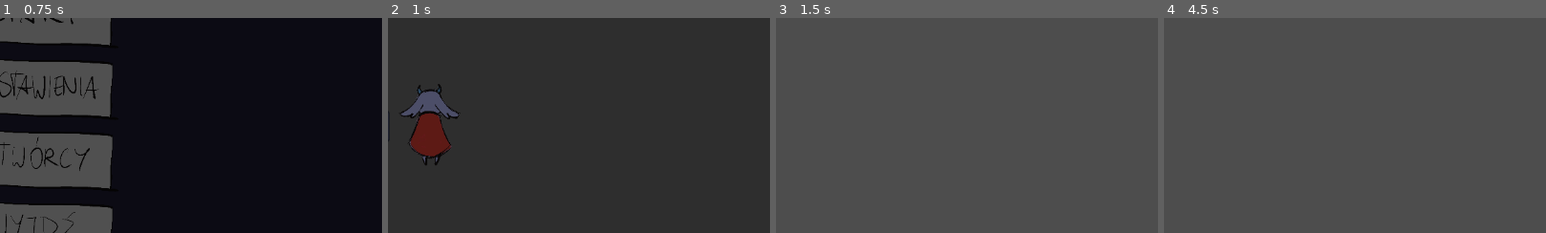
Above: before the commit, frames 1-4 (left to right).
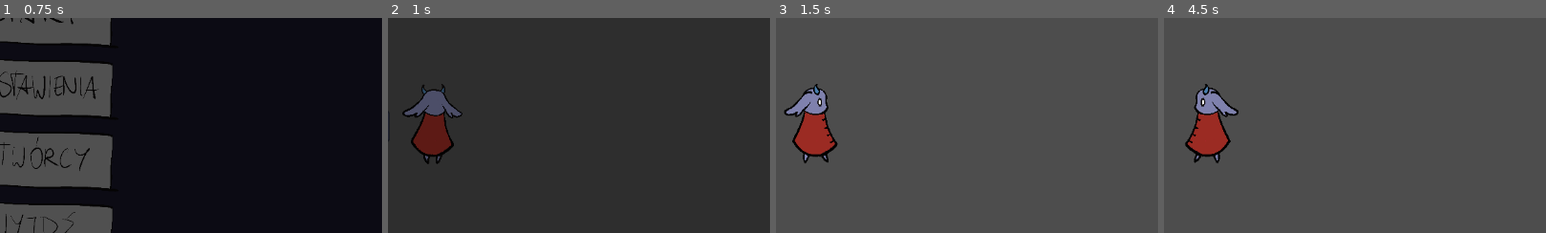
Above: after the commit, the same moments.

Repository: Horacjusz/a_merdz_byl
Game: Godot game, scene res://scenes/main.tscn
Two runs of this game, one before a commit and one after it. Both use one fixed random seed, a clock stepped at 60 frames per second and the inputs below. The engine's default icon, where the game draws it, is replaced by a stand-in: a white triangle on a blue panel in a dark square. Sound files missing from this copy of the repository are replaced by a short silence.
Inputs (mouse positions are % of the whole screen's width and height, from its top left):
- Up to frame 1 (0.75 s): click (50, 25) at 0.5 s
- Up to frame 2 (1 s): no input
- Up to frame 3 (1.5 s): move the mouse to (72, 45) at 1.27 s; hold Right (ui_right) from 1.28 s (still down); hold Space (spacja) from 1.28 s (still down)
- Up to frame 4 (4.5 s): move the mouse to (30, 55) at 2.02 s; release Right (ui_right) at 2.03 s; release Space (spacja) at 2.03 s; hold Down (ui_down) 2.03-2.78 s; tap Space (spacja) at 2.1, 3.6 s; move the mouse to (60, 28) at 2.77 s; hold Right (ui_right) 2.78-3.53 s; hold Space (spacja) 2.78-3.53 s; move the mouse to (45, 70) at 3.52 s; hold Up (ui_up) 3.53-4.28 s; move the mouse to (80, 65) at 4.27 s; hold Left (ui_left) from 4.28 s (still down); hold Space (spacja) from 4.28 s (still down)
The pictures show only the part of the screen within x 44-94%, y 25-75%; the shares and areas given below are measured in that part.

Frame 1 is identical in both runs. In frame 2, 1.2% of the frame differs, in the area x 3-20%, y 30-69%; in frame 3, 2.8%, in the area x 2-17%, y 30-68%; in frame 4, 2.8%.

Commit message:
Pawel (#12)
* Backup

* Backup of tileset level test

* backup

* Sounds and tilemap?

* Footsteps done (now animations)

* Footsteps backup

* Player backup before rewrite

* player done and backup

Diff:
--- a/game/scenes/Player.tscn
+++ b/game/scenes/Player.tscn
@@ -1,16 +1,72 @@
 [gd_scene format=3 uid="uid://dftrpkfy22rxb"]
 
-[ext_resource type="Script" path="res://scripts/player.gd" id="1_v6fml"]
-[ext_resource type="Texture2D" uid="uid://bgy3uhf6n4s8k" path="res://assets/character_asset/MC_back_rough.png" id="2_qu4a1"]
-[ext_resource type="Texture2D" uid="uid://di30glp2r0vhi" path="res://assets/character_asset/MC_right_rough.png" id="2_v6fml"]
-[ext_resource type="Texture2D" uid="uid://hhjhbj05nx1t" path="res://assets/character_asset/MC_front_rougg.png" id="3_70d11"]
-[ext_resource type="Texture2D" uid="uid://5dkkxrge115j" path="res://assets/character_asset/MC_left_rough.png" id="4_cw2d6"]
+[ext_resource type="Script" uid="uid://bfx7naoqgcskq" path="res://scripts/player.gd" id="1_v6fml"]
+[ext_resource type="Texture2D" uid="uid://cl2h2gitqi4vc" path="res://assets/character_asset/MC_sheet.png" id="6_o4126"]
+
+[sub_resource type="AtlasTexture" id="AtlasTexture_v6fml"]
+atlas = ExtResource("6_o4126")
+region = Rect2(227, 34, 128, 128)
+
+[sub_resource type="AtlasTexture" id="AtlasTexture_3li8b"]
+atlas = ExtResource("6_o4126")
+region = Rect2(380, 34, 128, 128)
+
+[sub_resource type="AtlasTexture" id="AtlasTexture_mdl7e"]
+atlas = ExtResource("6_o4126")
+region = Rect2(380, 210, 128, 128)
+
+[sub_resource type="AtlasTexture" id="AtlasTexture_qu4a1"]
+atlas = ExtResource("6_o4126")
+region = Rect2(533, 210, 128, 128)
+
+[sub_resource type="AtlasTexture" id="AtlasTexture_70d11"]
+atlas = ExtResource("6_o4126")
+region = Rect2(535, 34, 128, 128)
+
+[sub_resource type="AtlasTexture" id="AtlasTexture_cw2d6"]
+atlas = ExtResource("6_o4126")
+region = Rect2(76, 210, 128, 128)
+
+[sub_resource type="AtlasTexture" id="AtlasTexture_khinc"]
+atlas = ExtResource("6_o4126")
+region = Rect2(76, 386, 128, 128)
+
+[sub_resource type="AtlasTexture" id="AtlasTexture_bruh7"]
+atlas = ExtResource("6_o4126")
+region = Rect2(229, 386, 128, 128)
+
+[sub_resource type="AtlasTexture" id="AtlasTexture_6eyey"]
+atlas = ExtResource("6_o4126")
+region = Rect2(229, 562, 128, 128)
+
+[sub_resource type="AtlasTexture" id="AtlasTexture_d3wef"]
+atlas = ExtResource("6_o4126")
+region = Rect2(382, 386, 128, 128)
+
+[sub_resource type="AtlasTexture" id="AtlasTexture_o4126"]
+atlas = ExtResource("6_o4126")
+region = Rect2(382, 562, 128, 128)
+
+[sub_resource type="AtlasTexture" id="AtlasTexture_lkdrv"]
+atlas = ExtResource("6_o4126")
+region = Rect2(535, 562, 128, 128)
+
+[sub_resource type="AtlasTexture" id="AtlasTexture_p7iby"]
+atlas = ExtResource("6_o4126")
+region = Rect2(535, 386, 128, 128)
+
+[sub_resource type="AtlasTexture" id="AtlasTexture_0rnld"]
+atlas = ExtResource("6_o4126")
+region = Rect2(76, 562, 128, 128)
 
 [sub_resource type="SpriteFrames" id="SpriteFrames_khinc"]
 animations = [{
 "frames": [{
 "duration": 1.0,
-"texture": ExtResource("3_70d11")
+"texture": SubResource("AtlasTexture_v6fml")
+}, {
+"duration": 1.0,
+"texture": SubResource("AtlasTexture_3li8b")
 }],
 "loop": true,
 "name": &"back",
@@ -18,7 +74,10 @@
 }, {
 "frames": [{
 "duration": 1.0,
-"texture": ExtResource("2_qu4a1")
+"texture": SubResource("AtlasTexture_mdl7e")
+}, {
+"duration": 1.0,
+"texture": SubResource("AtlasTexture_qu4a1")
 }],
 "loop": true,
 "name": &"front",
@@ -26,7 +85,48 @@
 }, {
 "frames": [{
 "duration": 1.0,
-"texture": ExtResource("4_cw2d6")
+"texture": SubResource("AtlasTexture_70d11")
+}, {
+"duration": 1.0,
+"texture": SubResource("AtlasTexture_cw2d6")
+}],
+"loop": true,
+"name": &"idle_back",
+"speed": 5.0
+}, {
+"frames": [{
+"duration": 1.0,
+"texture": SubResource("AtlasTexture_khinc")
+}, {
+"duration": 1.0,
+"texture": SubResource("AtlasTexture_bruh7")
+}],
+"loop": true,
+"name": &"idle_front",
+"speed": 5.0
+}, {
+"frames": [{
+"duration": 1.0,
+"texture": SubResource("AtlasTexture_6eyey")
+}],
+"loop": true,
+"name": &"idle_left",
+"speed": 5.0
+}, {
+"frames": [{
+"duration": 1.0,
+"texture": SubResource("AtlasTexture_d3wef")
+}],
+"loop": true,
+"name": &"idle_right",
+"speed": 5.0
+}, {
+"frames": [{
+"duration": 1.0,
+"texture": SubResource("AtlasTexture_o4126")
+}, {
+"duration": 1.0,
+"texture": SubResource("AtlasTexture_lkdrv")
 }],
 "loop": true,
 "name": &"left",
@@ -34,7 +134,10 @@
 }, {
 "frames": [{
 "duration": 1.0,
-"texture": ExtResource("2_v6fml")
+"texture": SubResource("AtlasTexture_p7iby")
+}, {
+"duration": 1.0,
+"texture": SubResource("AtlasTexture_0rnld")
 }],
 "loop": true,
 "name": &"right",
@@ -42,21 +145,19 @@
 }]
 
 [sub_resource type="CapsuleShape2D" id="CapsuleShape2D_v6fml"]
-radius = 109.0
-height = 356.0
+radius = 23.333332
+height = 100.0
 
 [node name="Player" type="CharacterBody2D" unique_id=211872251]
-scale = Vector2(0.3, 0.3)
 script = ExtResource("1_v6fml")
 
-[node name="Sprite2D" type="AnimatedSprite2D" parent="." unique_id=989287074]
+[node name="AnimatedSprite2D" type="AnimatedSprite2D" parent="." unique_id=989287074]
 position = Vector2(1, 1.1920929e-07)
 sprite_frames = SubResource("SpriteFrames_khinc")
 animation = &"back"
-autoplay = "right"
 
 [node name="CollisionShape2D" type="CollisionShape2D" parent="." unique_id=1203216081]
-position = Vector2(3, 27)
+position = Vector2(3.3333333, 10)
 shape = SubResource("CapsuleShape2D_v6fml")
 
 [node name="Camera2D" type="Camera2D" parent="." unique_id=1308160541]
--- a/game/scripts/footstep_sound_manager.gd
+++ b/game/scripts/footstep_sound_manager.gd
@@ -3,10 +3,13 @@
 var tilemaps: Array[TileMapLayer] = []
 
 const footstep_sounds = {
-	"stone": [
+	"default": [
 		preload("res://assets/sounds/Footsteps/data_pion-st1-footstep-sfx-323053.mp3"),
 		preload("res://assets/sounds/Footsteps/data_pion-st2-footstep-sfx-323055.mp3"),
 		preload("res://assets/sounds/Footsteps/data_pion-st3-footstep-sfx-323056.mp3"),
+	],
+	"stone": [
+		preload("res://assets/sounds/Gate/alex_jauk-fence-gate-slammed-227012.mp3")
 	],
 	"bush": [
 		preload("res://assets/sounds/Item/item-pickup.mp3")
@@ -25,15 +28,25 @@
 		if data :
 			tile_data.push_back(data)
 
+	var footstep_sound = footstep_sounds["default"].pick_random()
+
 	if tile_data.size() > 0 :
 		var tile_type = tile_data.back().get_custom_data("footstep_sound")
 
 		if footstep_sounds.has(tile_type) :
-			var audio_player = AudioStreamPlayer2D.new()
-			audio_player.stream = footstep_sounds[tile_type].pick_random()
-			get_tree().root.add_child(audio_player)
-			audio_player.global_position = position
+			footstep_sound = footstep_sounds[tile_type].pick_random()
 
-			audio_player.play()
-			await audio_player.finished
-			audio_player.queue_free()
+
+	var audio_player = AudioStreamPlayer2D.new()
+	audio_player.stream = footstep_sound
+	get_tree().root.add_child(audio_player)
+	print(audio_player.global_position, " ", typeof(audio_player.global_position))
+	print(position, " ", typeof(position))
+	print()
+	audio_player.global_position = position
+	print()
+	print(audio_player.get_playback_position())
+
+	audio_player.play()
+	await audio_player.finished
+	audio_player.queue_free()
--- a/game/scripts/player.gd
+++ b/game/scripts/player.gd
@@ -1,43 +1,110 @@
 class_name Player
 extends CharacterBody2D
 
-@onready var sprite: AnimatedSprite2D = $Sprite2D
+@onready var sprite: AnimatedSprite2D = $AnimatedSprite2D
 
-const SPEED = 100
+const SPEED: float = 100.0
+var STEP_DURATION: float = 0.3
 
-enum MOVE_DIRECTION {front, right, back, left}
-var direction = MOVE_DIRECTION.front
+enum MOVE_DIRECTION { front, right, back, left }
+enum PLAYER_MOVE_STATE { idle, moving }
 
-func _play_idle():
-	match direction:
-		MOVE_DIRECTION.right:
-			sprite.play("right")
-		MOVE_DIRECTION.left:
-			sprite.play("left")
-		MOVE_DIRECTION.front:
-			sprite.play("front")
-		MOVE_DIRECTION.back:
-			sprite.play("back")
+var direction: int = MOVE_DIRECTION.front
+var current_player_move_state: int = PLAYER_MOVE_STATE.idle
+var previous_frame: int = -1
+
+var footstep_cooldown_left: float = 0.0
+
+var ANIMATION_MAP = {
+	MOVE_DIRECTION.front: {
+		PLAYER_MOVE_STATE.idle: ["idle_front", 0.0],
+		PLAYER_MOVE_STATE.moving: ["front", 0.0]
+	},
+	MOVE_DIRECTION.right: {
+		PLAYER_MOVE_STATE.idle: ["idle_right", 0.0],
+		PLAYER_MOVE_STATE.moving: ["right", 0.0]
+	},
+	MOVE_DIRECTION.back: {
+		PLAYER_MOVE_STATE.idle: ["idle_back", 0.0],
+		PLAYER_MOVE_STATE.moving: ["back", 0.0]
+	},
+	MOVE_DIRECTION.left: {
+		PLAYER_MOVE_STATE.idle: ["idle_left", 0.0],
+		PLAYER_MOVE_STATE.moving: ["left", 0.0]
+	}
+}
+
+var anim_state := {} # animation_name -> { "frame": int, "progress": float }
+
+func _ready() -> void:
+	_update_animation()
+
+func _save_current_anim_state() -> void:
+	if sprite.animation == "":
+		return
+
+	anim_state[sprite.animation] = {
+		"frame": sprite.frame,
+		"progress": sprite.frame_progress
+	}
 
 
+func _restore_anim_state(anim_name: String) -> void:
+	var s = anim_state.get(anim_name, null)
+	if s == null:
+		return
 
-func _physics_process(_delta: float) -> void:
-	var input_direction = Input.get_vector("ui_left", "ui_right", "ui_up", "ui_down")
+	# Godot 4: you can usually set these directly.
+	sprite.frame = s["frame"]
+	sprite.frame_progress = s["progress"]
 
-	if input_direction[1] < 0:
+func _update_animation() -> void:
+	_save_current_anim_state()
+
+	var anim_name: String = ANIMATION_MAP[direction][current_player_move_state][0]
+
+	# play() resets to the beginning, so we restore immediately after
+	sprite.play(anim_name)
+	_restore_anim_state(anim_name)
+
+	previous_frame = -1
+
+func _physics_process(delta: float) -> void:
+	footstep_cooldown_left = maxf(0.0, footstep_cooldown_left - delta)
+
+	var input_direction: Vector2 = Input.get_vector("ui_left", "ui_right", "ui_up", "ui_down")
+
+	var previous_player_move_state: int = current_player_move_state
+	var previous_direction: int = direction
+	current_player_move_state = PLAYER_MOVE_STATE.moving
+
+	if input_direction.y < 0:
 		direction = MOVE_DIRECTION.front
-	elif input_direction[1] > 0:
+	elif input_direction.y > 0:
 		direction = MOVE_DIRECTION.back
-	elif input_direction[0] > 0:
+	elif input_direction.x > 0:
 		direction = MOVE_DIRECTION.right
-	elif input_direction[0] < 0:
+	elif input_direction.x < 0:
 		direction = MOVE_DIRECTION.left
+	else:
+		current_player_move_state = PLAYER_MOVE_STATE.idle
 
-	_play_idle()
+	if (previous_direction != direction) or (previous_player_move_state != current_player_move_state):
+		_update_animation()
+
+	if current_player_move_state == PLAYER_MOVE_STATE.moving:
+		if previous_frame != sprite.frame:
+			previous_frame = sprite.frame
+			_try_play_footstep()
+
+	ANIMATION_MAP[direction][current_player_move_state][1] += delta
 
 	velocity = input_direction * SPEED
 	move_and_slide()
-	#_play_footstep()
 
-func _play_footstep() -> void :
+func _try_play_footstep() -> void:
+	if footstep_cooldown_left > 0.0:
+		return
+
+	footstep_cooldown_left = STEP_DURATION
 	FootstepSoundManager.play_footstep(global_position)
Not shown: 1 places in game/scenes/tilemap.tscn that only renumber resources
Not shown, added: game/assets/sounds/Buttons/creatorshome-low-button-click-331780.mp3
Not shown, added: game/assets/sounds/Buttons/humordome-magic-button-click-453258.mp3
Not shown, added: game/assets/sounds/Buttons/milanwulf-click-button-166324.mp3
Not shown, added: game/assets/sounds/Buttons/universfield-click-button-140881.mp3
Not shown, added: game/assets/sounds/Fountain/freesound_community-small-fountain-7073.mp3
Not shown, added: game/assets/sounds/Map/freesound_community-page-flip-47177.mp3
